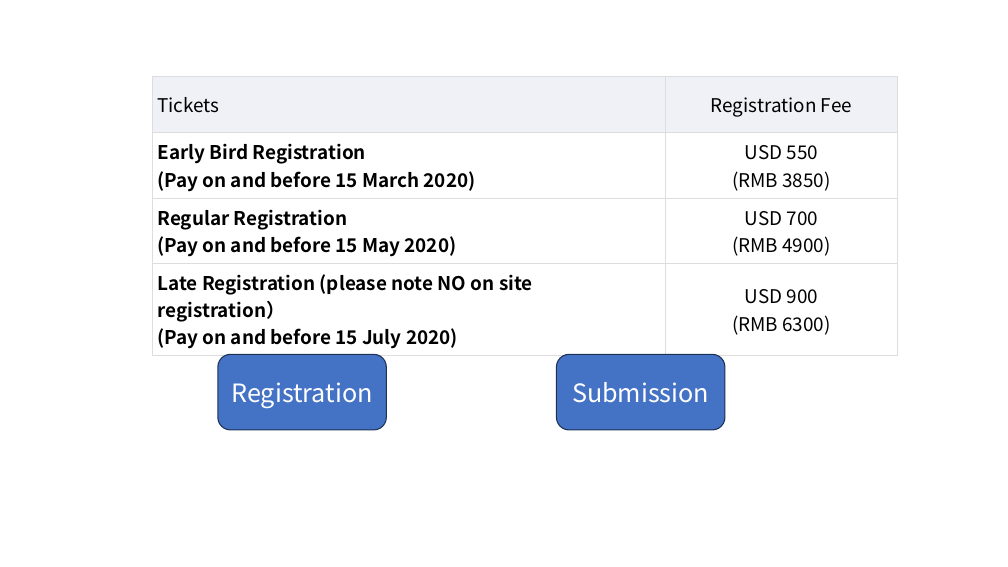
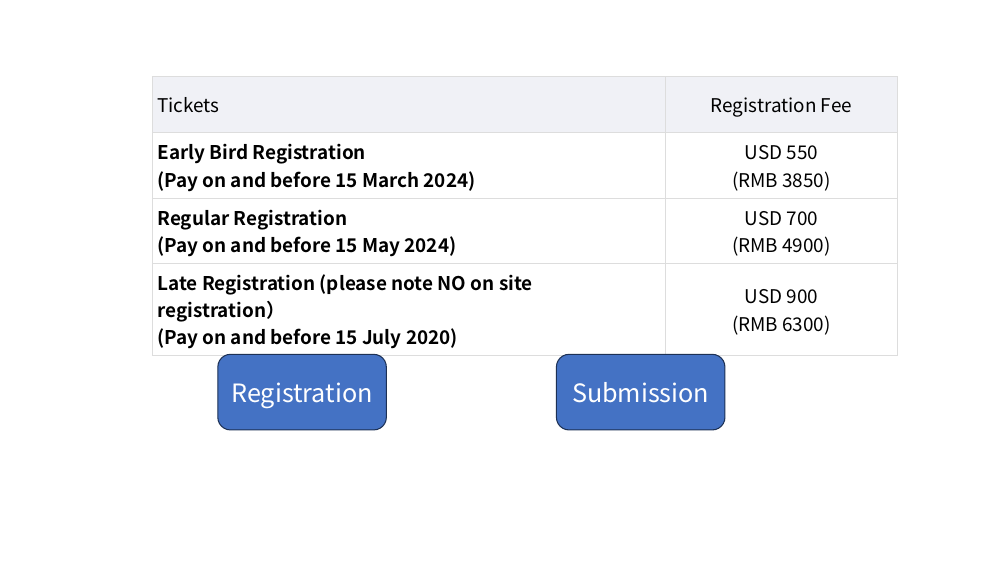
Before and after one commit to zhangxy911/zhangxy911.github.io, a slide deck: slide 1 of assets/figures.pptx. Drawn at 1008x567 pixels with LibreOffice and Linux fonts; fonts in the diff are those of the drawing. Boxes give left, top, right and bottom in pixels: in the first picture for what was removed or moved away, otherwise in the second. Text is boxed around its words. In the diff, an @@ line names an element or a change of style, - is before the commit and + after.

```diff
--- a/assets/figures.pptx
+++ b/assets/figures.pptx
@@ table at bbox=[152, 76, 897, 353] @@
-row 2, column 1: Early Bird Registration (Pay on and before 15 March 2020)
+row 2, column 1: Early Bird Registration (Pay on and before 15 March 2024)
-row 3, column 1: Regular Registration (Pay on and before 15 May 2020)
+row 3, column 1: Regular Registration (Pay on and before 15 May 2024)
```
Also in this commit, not shown: 1 other file.
